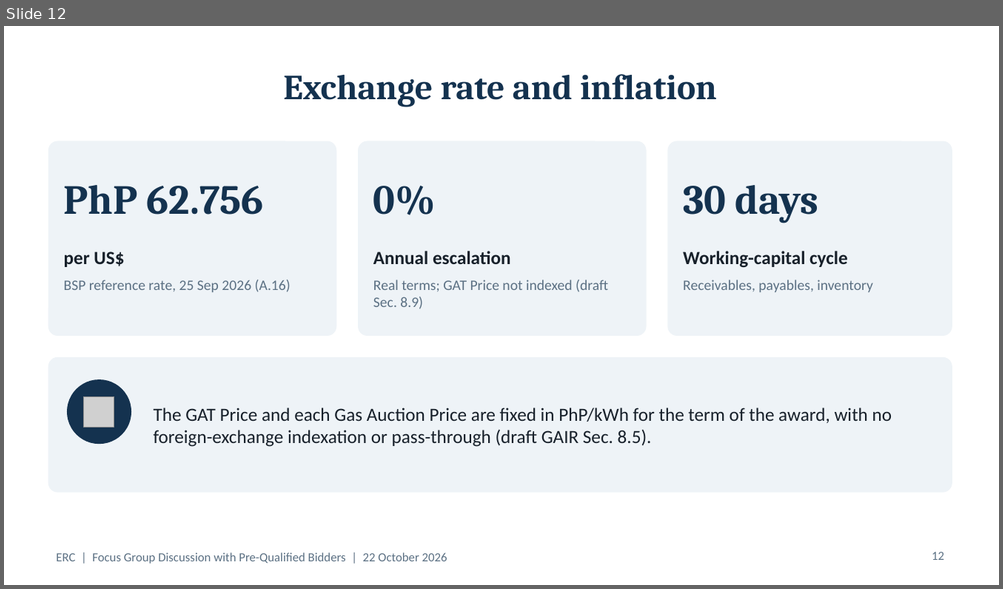
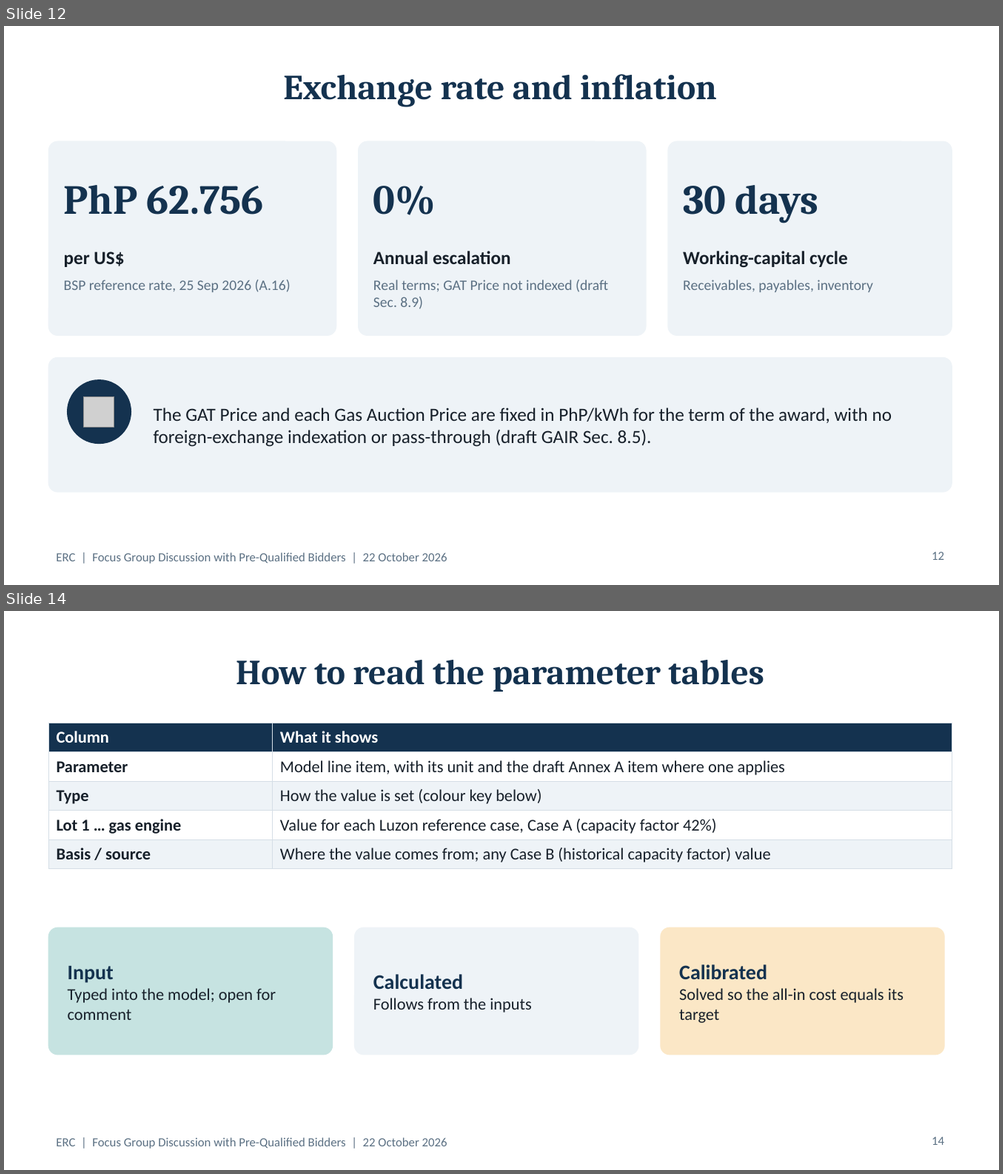
Before and after one commit to polyphase123/Midmerit, a slide deck: ERC_FGD_Model_Assumptions.pptx. Shown one above the other, each under a label of ours: slide 12 before the commit, slides 12 and 14 after it; the slides between them are not shown. The pictures are 1003x589 and 1003x1174 pixels, drawn with LibreOffice and Linux fonts; fonts in the diff are those of the drawing; grey boxes stand for pictures. Boxes give left, top, right and bottom in pixels: in the first picture for what was removed or moved away, otherwise in the second. Text is boxed around its words. In the diff, an @@ line names an element or a change of style, - is before the commit and + after.

```diff
--- a/ERC_FGD_Model_Assumptions.pptx
+++ b/ERC_FGD_Model_Assumptions.pptx
@@ slide 14 added at [4, 611, 999, 1170], background #FFFFFF; not listed: 1 template element that a slide beside it also shows @@
@@ title added at [236, 660, 764, 692], 34 pt, text #14324F, bold @@
+How to read the parameter tables
@@ table added at [48, 723, 951, 866], 5 rows, 2 columns @@
+Column | What it shows
+Parameter | Model line item, with its unit and the draft Annex A item where one applies
+Type | How the value is set (colour key below)
+Lot 1 … gas engine | Value for each Luzon reference case, Case A (capacity factor 42%)
+Basis / source | Where the value comes from; any Case B (historical capacity factor) value
@@ rounded rectangle added at [48, 928, 333, 1055], fill #C6E3E1, outline #C6E3E1 1 pt @@
@@ rounded rectangle added at [355, 928, 638, 1055], fill #EEF3F7, outline #EEF3F7 1 pt @@
@@ rounded rectangle added at [660, 928, 944, 1055], fill #FBE7C6, outline #FBE7C6 1 pt @@
@@ text added at [679, 965, 903, 1023], 16 pt, text #17202A @@
+Calibrated
+Solved so the all-in cost equals its target
@@ text added at [68, 966, 276, 1020], 16 pt, text #17202A @@
+Input
+Typed into the model; open for comment
@@ text added at [373, 974, 532, 1013], 16 pt, text #17202A @@
+Calculated
+Follows from the inputs
@@ page number added at [931, 1137, 944, 1145], 12 pt, text #5B7083 @@
+14
```
Also in this commit, not shown: 18 other slides added.
